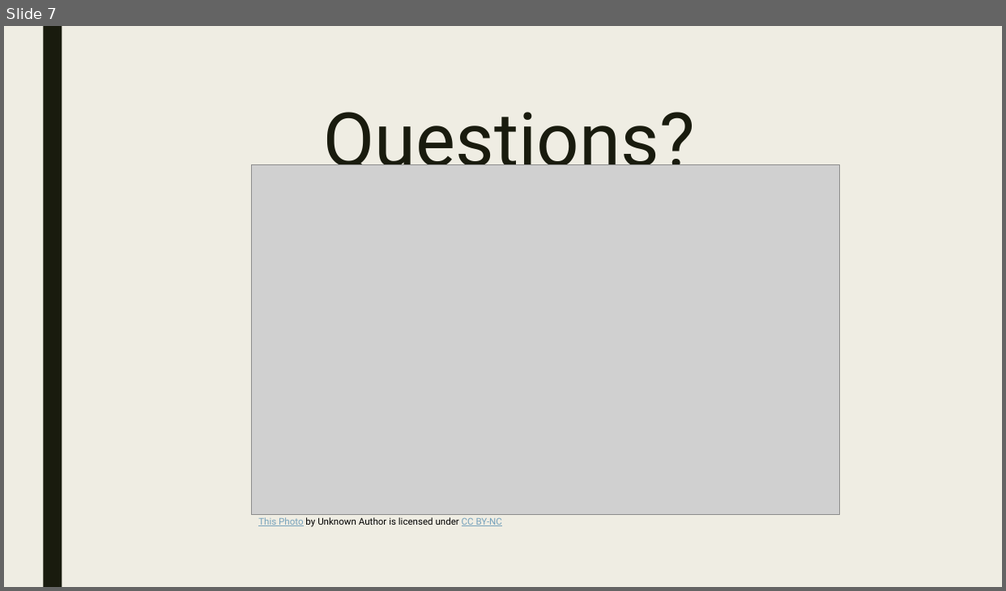
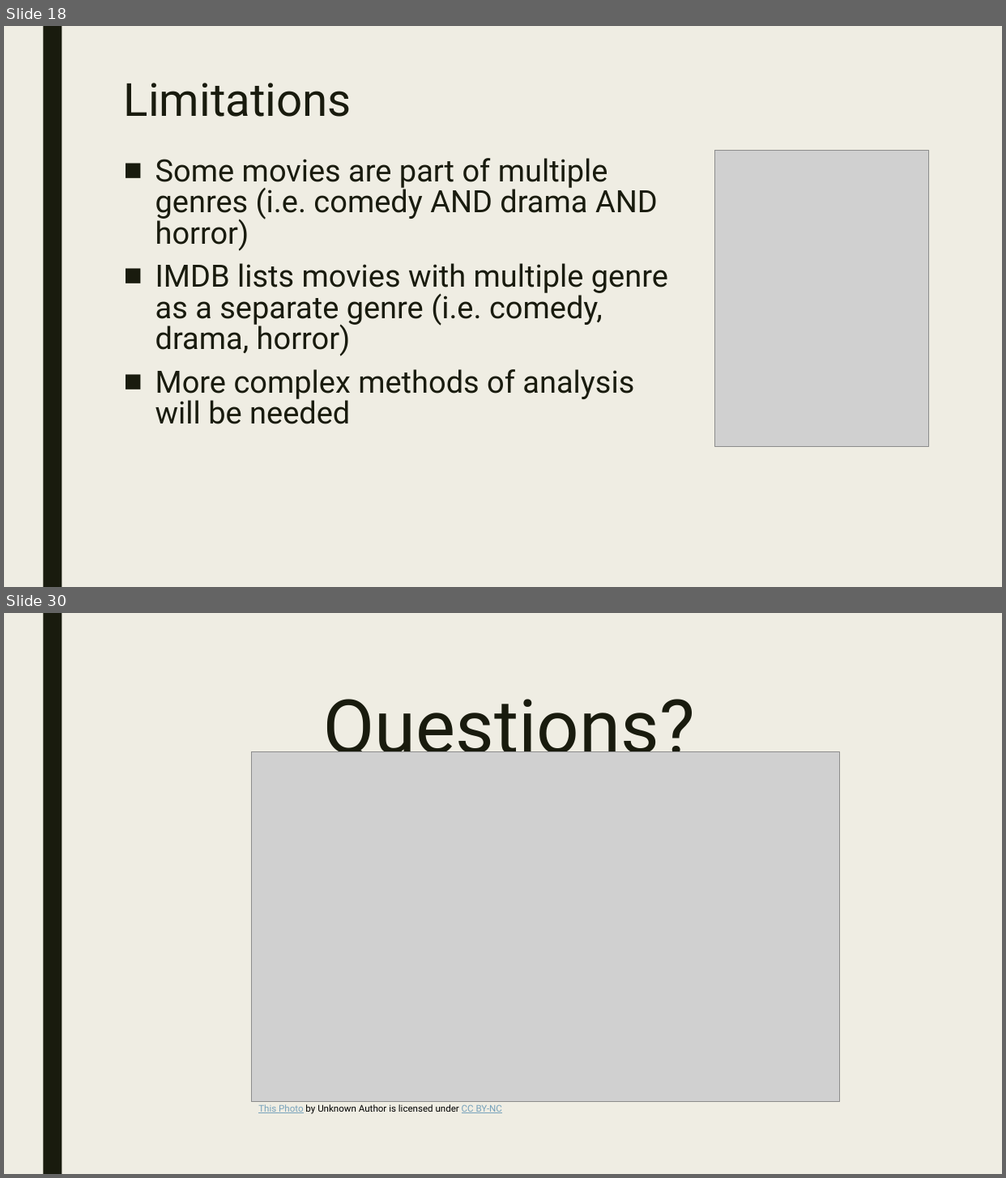
Before and after one commit to Zannyo/data-project-1, a slide deck: Presentation.pptx. Shown one above the other, each under a label of ours: slide 7 before the commit, slides 18 and 30 after it; the slides between them are not shown. The pictures are 1006x591 and 1006x1178 pixels, drawn with LibreOffice and Linux fonts; fonts in the diff are those of the drawing; grey boxes stand for pictures. Boxes give left, top, right and bottom in pixels: in the first picture for what was removed or moved away, otherwise in the second. Text is boxed around its words. In the diff, an @@ line names an element or a change of style, - is before the commit and + after.

```diff
--- a/Presentation.pptx
+++ b/Presentation.pptx
@@ slide 18 added at box(4, 26, 1002, 587), background #EFEDE3; not listed: 1 template element that a slide beside it also shows @@
@@ title added at box(124, 83, 351, 117), 44 pt, text #191B0E @@
+Limitations
@@ text added at box(155, 158, 668, 425), 29.6 pt, text #191B0E @@
+■ Some movies are part of multiple genres (i.e. comedy AND drama AND horror)
+■ IMDB lists movies with multiple genre as a separate genre (i.e. comedy, drama, horror)
+■ More complex methods of analysis will be needed
@@ picture added at box(715, 150, 928, 446) @@
@@ what was slide 7 is now slide 30 @@
```
Also in this commit, not shown: 5 slides changed, 23 other slides added, 1 slide removed, 2 other files.
